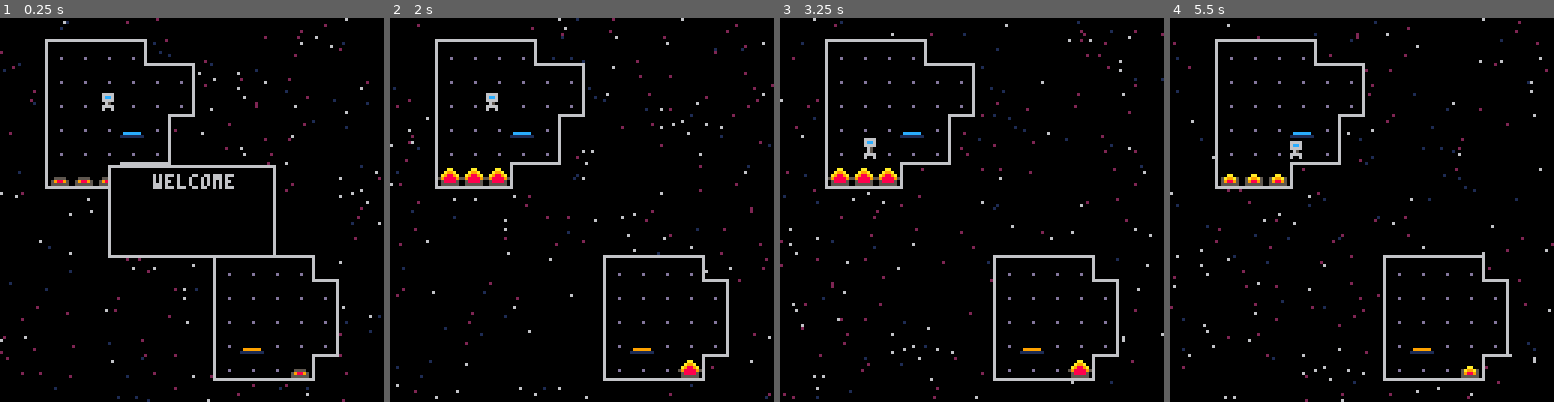
Above: before the commit, frames 1-4 (left to right).
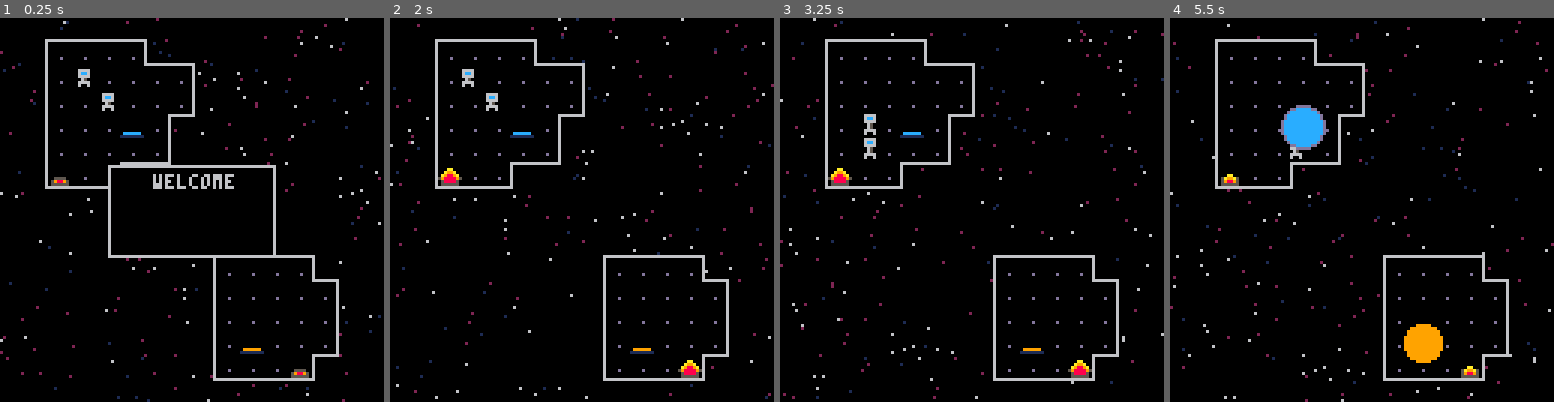
Above: after the commit, the same moments.

Repository: camerondugan/Pico8-Cartridges
Game: PICO-8 cartridge mygames/space.p8
Two runs of this game, one before a commit and one after it. Both use one fixed random seed, a clock stepped at 60 frames per second and the inputs below.
Inputs:
- Up to frame 1 (0.25 s): no input
- Up to frame 2 (2 s): tap X (X key) at 1.07 s; hold Left from 1.97 s (still down)
- Up to frame 3 (3.25 s): tap X (X key) every 0.33 s from 2.07 to 3.07 s; release Left at 2.37 s; hold Down 2.42-2.82 s; hold Right from 2.87 s (still down)
- Up to frame 4 (5.5 s): tap X (X key) every 0.33 s from 3.4 to 5.4 s; release Right at 3.53 s; hold Up 3.58-4.08 s; hold Right 4.13-4.53 s; hold Down 4.58-5.08 s; hold Left from 5.13 s (still down)

The runs differ from the first frame. In frame 1, 0.3% of the frame differs, in the area x 19-29%, y 13-44%; in frame 2, 0.5%; in frame 3, 0.5%; in frame 4, 2.1%, in the area x 19-72%, y 22-90%.

Commit message:
multiple players and corrupting map tile positions is back

Diff:
--- a/mygames/space.p8
+++ b/mygames/space.p8
@@ -1,7 +1,7 @@
 pico-8 cartridge // http://www.pico-8.com
 version 32
 __lua__
--- ◆ portals in space ◆
+-- ☉ the immortal project ☉
 --   by  cameron dugan
 
 --flags=[
@@ -49,8 +49,8 @@
 	--player
 	d_player()
 	d_tiles()
-	portal_fx(pp1.x,pp1.y,pc(0))
-	portal_fx(pp2.x,pp2.y,pc(1))
+	portal_fx(pp1.x,pp1.y,pc(0),p)
+	portal_fx(pp2.x,pp2.y,pc(1),p)
 	d_click_txt()
 	if (debug) then
 		for i in all(d) do
@@ -75,9 +75,11 @@
 	if (btnp(1)) x+=1
 	if (btnp(2)) y-=1
 	if (btnp(3)) y+=1
-	if (abs(x)>0 or abs(y)>0) then
-		if (#input_buffer < 2) then
-			add(input_buffer,{x=x,y=y})
+	for p in all(players) do
+		if (abs(x)>0 or abs(y)>0) then
+			if (#p.input_buffer < 2) then
+				add(p.input_buffer,{x=x,y=y})
+			end
 		end
 	end
 	if (btnp(5) and dbox) then
@@ -85,10 +87,10 @@
 	end
 end
 
-function remove_from_buffer()
-	x=input_buffer[1].x
-	y=input_buffer[1].y
-	del(input_buffer,input_buffer[1])
+function remove_from_buffer(p)
+	x=p.input_buffer[1].x
+	y=p.input_buffer[1].y
+	del(p.input_buffer,p.input_buffer[1])
 end
 
 
@@ -169,7 +171,7 @@
 end
 
 --portals
-function portal_fx(x,y,c)
+function portal_fx(ax,ay,c,p)
 	local speed=4
 	local c2
 	if (c==12) c2=13
@@ -183,93 +185,106 @@
 	if (should_pfx) then
 		fxt=(t()-pfx)*speed
 		if (fxt<1) then
-		 circfill_b(x+4,y+4,fxt*8,c,c2)
+		 circfill_b(ax+4,ay+4,fxt*8,c,c2)
 		 hide_player=true
 		elseif (fxt<2) then
-			circfill_b(x+4,y+4,(2-fxt)*8,c,c2)
+			circfill_b(ax+4,ay+4,(2-fxt)*8,c,c2)
 			hide_player=false
 		else
 			should_pfx=false
-			q_corrupt(25)
-			take_dmg(1)
+			q_corrupt(100)
+			take_dmg(p,1)
 		end
 	end
 end
 -->8
 --player
-px=0
-py=0
-pxo=0
-pyo=0
-p_can_move=true
-p_move_started=nil
+
+players={}
 
 p_sprites={1,17}
-p_damage=0
-hide_player=false
+
+--input x,y
+x,y = 0,0
 
 function get_player_start()
 	for i=0,16 do
 		for k=0,16 do
 			if (mget(i,k)==1) then
 				mset(i,k,9)
-				px=i*8
-				py=k*8
+				add(players,new_player(i*8,k*8,0))
 			end
 		end
 	end
 end
 
+function new_player(ax,ay,ad)
+	return {
+		x=ax,
+		y=ay,
+		xo=0,
+		yo=0,
+		can_move=true,
+		move_started=nil,
+
+		damage=ad,
+		hidden=false,
+		input_buffer={}
+	}
+end
+
 function update_player()
-	p_movement()
-	portal_fx(px,py,12)
-	if (p_slerp()) then
-		p_can_move=true
+	for p in all(players) do
+		p_movement()
+		portal_fx(p.x,p.y,12,p)
+		if (slerp(p)) then
+			p.can_move=true
+		end
 	end
 end
 
 --player_move
 function p_movement()
-	if (p_can_move) then
-		--grab input from buffer
-		if (#input_buffer>0 and not
-				 collide(x,y))    then
-			remove_from_buffer()
-		else
-			x=0
-			y=0
-		end
-		--move
-		if (not collide(x,y)) then
-			p_move(x,y)
+	for i,p in pairs(players) do
+		if (p.can_move) then
+			--grab input from buffer
+			if (#p.input_buffer>0 and not
+					 collide(p,x,y))    then
+					remove_from_buffer(p)
+			else
+				x=0
+				y=0
+			end
+			--move
+			if (not collide(p,x,y)) then
+				p_move(p,x,y)
+			end
 		end
 	end
 end
 
 --player slerp
-function p_slerp()
+function slerp(p)
 	local o=
-					slerp_movement(x,
+					slerp_movement(p,x,
 																				y,
-																				pdx,
-																				pdy,
 																				input_delay)
-	pxo=o.x
-	pyo=o.y
+	p.xo=o.x
+	p.yo=o.y
 	--teleport if landed on stuff
 	if (o.done) then
-		on_p_move_fin()
+		on_p_move_fin(p)
 	end
 		--update can_move
 	return o.done
 end
 
-function on_p_move_fin()
+function on_p_move_fin(p)
 	--get cur tile
-	local ntile=gsifo(0,0)
-	local pos=other_portal_pos(ntile)
-	px=pos.x
-	py=pos.y
+	local ntile=gsifo(p,0,0)
+	local pos=other_portal_pos(p,ntile)
+	p.x=pos.x
+	p.y=pos.y
 	if (pos.moved)then
 		portal_activated=true
 		corrupt(0)
@@ -278,31 +293,33 @@
 
 --draw player
 function d_player()
-	if (not hide_player) then
-		spr(
-			p_damage+
-			get_frame(p_sprites,3)
-			,px+pxo
-			,py+pyo)
+	for p in all(players) do
+		if (not p.hidden) then
+			spr(
+				p.damage+
+				get_frame(p_sprites,3)
+				         ,p.x+p.xo
+				         ,p.y+p.yo)
+		end
 	end
 end
 
 --player move
-function p_move(x,y)
+function p_move(p,x,y)
 	if	abs(x)>0 or abs(y)>0 then
-		px+=8*x
-		py+=8*y
+		p.x+=8*x
+		p.y+=8*y
 		--direction during movement
-		pdx=x
-		pdy=y
-		p_can_move=false
-		p_move_started=t()
-	end
-end
-
-function take_dmg(dmg)
-	p_damage+=dmg
-	p_damage=min(p_damage,7)
+		p.dx=x
+		p.dy=y
+		p.can_move=false
+		p.move_started=t()
+	end
+end
+
+function take_dmg(p,dmg)
+	p.damage+=dmg
+	p.damage=min(p.damage,7)
 end
 -->8
 --tiles
@@ -319,14 +336,7 @@
 		for k=0,16 do
 			if (mget(i,k)==39) then
 				mset(i,k,9)
-				add(tiles,{x=i*8,
-															y=k*8,
-															s=34,
-															update=function(self)
-																self.s=get_frame(laser_sprites,5)
-															end
-														})
-				--s = sprite
+				add(tiles,new_laser(i*8,k*8,34))
 			end
 		end
 	end
@@ -349,7 +359,7 @@
 pp2={x=px,y=py}
 cportal=false
 
---portal
+--portal color
 function pc(n)
 	local p1c=12
 	local p2c=9
@@ -362,7 +372,8 @@
 	end
 end
 
-function other_portal_pos(portal)
+--get other portal pos
+function other_portal_pos(p,portal)
 	local op = portal
 	local is_portal=false
 	if (op==33) then
@@ -380,17 +391,28 @@
 				if (mget(i,k) == op) then
 					pp1.x=i*8
 					pp1.y=k*8
-					pp2.x=px
-					pp2.y=py
+					pp2.x=p.x
+					pp2.y=p.y
 					return {x=i*8,y=k*8,moved=is_portal}
 				end
 			end
 		end
 	end
-	return {x=px,y=py,moved=is_portal}
-end
-
---specific tiles
+	return {x=p.x,y=p.y,moved=is_portal}
+end
+
+--laser update
+function new_laser(ax,ay,as)
+return{
+ x=ax,
+	y=ay,
+	s=as,
+	update=function(self)
+		self.s=get_frame(laser_sprites,5)
+		if (mget(ax/8,ay/8)!=9) del(tiles,self)
+	end
+}
+end
 -->8
 --utils
 clicked=false
@@ -528,35 +550,36 @@
 								and mem<=0x5f35)
 --sound	or (mem<=0x42ff
 				--				and mem>0x30ff)
-					or (mem<0x1000)
+					or (mem<=0x2fff) --0x1000 not touch map
 		poke(mem,rnd(0x100))
 	end
 end
 
-function collide(dx,dy)
+--player collision
+function collide(p,dx,dy)
 	--if upcoming has solid flag
-	return fget(gsifo(dx,dy),0)
+	return fget(gsifo(p,dx,dy),0)
 end
 
 --get sprite in front of player
-function gsifo(dx,dy)
-	return mget(px/8+dx,py/8+dy)
+function gsifo(p,dx,dy)
+	return mget(p.x/8+dx,p.y/8+dy)
 end
 
 --generate offset
-function slerp_movement(x,y,dx,dy,dur)
+function slerp_movement(p,x,y,dur)
 	local xo,yo,done = 0,0,false
-	if (not p_can_move) then
-		local dt = t()-p_move_started
-		xo=-dx*8+8*dur*dt*dx
-		yo=-dy*8+8*dur*dt*dy
+	if (not p.can_move) then
+		local dt = t()-p.move_started
+		p.xo=-p.dx*8+8*dur*dt*p.dx
+		p.yo=-p.dy*8+8*dur*dt*p.dy
 		if (dt > 1/dur) then
 			done=true
-			xo=0
-			yo=0
-		end
-	end
-	return {x=xo,y=yo,done=done}
+			p.xo=0
+			p.yo=0
+		end
+	end
+	return {x=p.xo,y=p.yo,done=done}
 end
 
 --animation
@@ -586,14 +609,14 @@
 eeeeeeee0066660000666600006665000056650000556500005555000055550000555500eeeeeeeeeeeeeeee6eeeeeee6eeeeeee000000000000000000000000
 eeeeeeee0060060000600600006005000060050000500500005005000050050000500500eeeeeeeeeeeeeeee6eeeeeee6eeeeeee000000000000000000000000
 eeeeeeee0000000000000000000000000000000000000000000000000000000000000000eeeeeee66eeeeeee6eeeeeee66666666000000000000000000000000
-0000000000000000eeeeeeeeeeeeeeeeeeeeeeeeeeeeeeeeeeeeeeeeeeeaaeee00000000eeeeeee66eeeeeee0000000000000000000000000000000000000000
-0000000000000000eeeeeeeeeeeeeeeeeeeeeeeeeeeeeeeeeeeeeeeeeea99aee00000000eeeeeeeeeeeeeeee0000000000000000000000000000000000000000
-0000000000000000eeeeeeeeeeeeeeeeeeeeeeeeeeeeeeeeeeeaaeeeea9889ae00000000eeeeeeeeeeeeeeee0000000000000000000000000000000000000000
-0000000000000000eeeeeeeeeeeeeeeeeeeeeeeeeeeeeeeeeea99aeea988889a00000000eeeeeeeeeeeeeeee0000000000000000000000000000000000000000
-0000000000000000eeeeeeeeeeeeeeeeeeeaaeeeeeeaaeeeea9889aea988889a00000000eeeeeeeeeeeeeeee0000000000000000000000000000000000000000
-0000000000000000eeeeeeeeee5555eeee5995eee5a99a5e598888955988889500000000eeeeeeeeeeeeeeee0000000000000000000000000000000000000000
-099999900cccccc0e555555ee598895ee598895ee598895ee588885ee588885e00000000eeeeeeeeeeeeeeee0000000000000000000000000000000000000000
-1111111111111111e555555ee555555ee555555ee555555ee555555ee555555e00000000eeeeeeeeeeeeeeee0000000000000000000000000000000000000000
+0000000000000000eeeeeeeeeeeeeeeeeeeeeeeeeeeeeeeeeeeeeeeeeeeaaeeeeeeeeeeeeeeeeee66eeeeeee0000000000000000000000000000000000000000
+0000000000000000eeeeeeeeeeeeeeeeeeeeeeeeeeeeeeeeeeeeeeeeeea99aeeeeeeeeeeeeeeeeeeeeeeeeee0000000000000000000000000000000000000000
+0000000000000000eeeeeeeeeeeeeeeeeeeeeeeeeeeeeeeeeeeaaeeeea9889aeeeeeeeeeeeeeeeeeeeeeeeee0000000000000000000000000000000000000000
+0000000000000000eeeeeeeeeeeeeeeeeeeeeeeeeeeeeeeeeea99aeea988889aeeeeeeeeeeeeeeeeeeeeeeee0000000000000000000000000000000000000000
+0000000000000000eeeeeeeeeeeeeeeeeeeaaeeeeeeaaeeeea9889aea988889aeeeeeeeeeeeeeeeeeeeeeeee0000000000000000000000000000000000000000
+0000000000000000eeeeeeeeee5555eeee5995eee5a99a5e5988889559888895eeeeeeeeeeeeeeeeeeeeeeee0000000000000000000000000000000000000000
+099999900cccccc0e555555ee598895ee598895ee598895ee588885ee588885eeeeeeeeeeeeeeeeeeeeeeeee0000000000000000000000000000000000000000
+1111111111111111e555555ee555555ee555555ee555555ee555555ee555555eeeeeeeeeeeeeeeeeeeeeeeee0000000000000000000000000000000000000000
 
 
 
@@ -730,11 +753,11 @@
 __map__
 10190a0a0a0a1a10101010101010101010101010101010101010101010101010101010101010100000000000000000000000000000000000000000000000000000000000000000000000000000000000000000000000000000000000000000000000000000000000000000000000000000000000000000000000000000000000
 100d090909091c0a1a1010101010101010101010101010101010101010101010101010101010100000000000000000000000000000000000000000000000000000000000000000000000000000000000000000000000000000000000000000000000000000000000000000000000000000000000000000000000000000000000
-100d0909090909090b1010101010101010101010101010101010101010101010101010101010100000000000000000000000000000000000000000000000000000000000000000000000000000000000000000000000000000000000000000000000000000000000000000000000000000000000000000000000000000000000
+100d0901090909090b1010101010101010101010101010101010101010101010101010101010100000000000000000000000000000000000000000000000000000000000000000000000000000000000000000000000000000000000000000000000000000000000000000000000000000000000000000000000000000000000
 100d0909010909090b1010101010101010101010101010101010101010101010101010101010100000000000000000000000000000000000000000000000000000000000000000000000000000000000000000000000000000000000000000000000000000000000000000000000000000000000000000000000000000000000
 100d09090921091b2a1010101010101010101010101010101010101010101010101010101010100000000000000000000000000000000000000000000000000000000000000000000000000000000000000000000000000000000000000000000000000000000000000000000000000000000000000000000000000000000000
 100d09090909090b101010101010101010101010101010101010101010101010101010101010100000000000000000000000000000000000000000000000000000000000000000000000000000000000000000000000000000000000000000000000000000000000000000000000000000000000000000000000000000000000
-100d2727271b0c2a101010101010101010101010101010101010101010101010101010101010100000000000000000000000000000000000000000000000000000000000000000000000000000000000000000000000000000000000000000000000000000000000000000000000000000000000000000000000000000000000
+100d2709091b0c2a101010101010101010101010101010101010101010101010101010101010100000000000000000000000000000000000000000000000000000000000000000000000000000000000000000000000000000000000000000000000000000000000000000000000000000000000000000000000000000000000
 10290c0c0c2a1010101010101010101010101010101010101010101010101010101010101010100000000000000000000000000000000000000000000000000000000000000000000000000000000000000000000000000000000000000000000000000000000000000000000000000000000000000000000000000000000000
 1010101010101010101010101010101010101010101010101010101010101010101010101010100000000000000000000000000000000000000000000000000000000000000000000000000000000000000000000000000000000000000000000000000000000000000000000000000000000000000000000000000000000000
 1010101010101010190a0a0a0a1a101010101010101010101010101010101010101010101010100000000000000000000000000000000000000000000000000000000000000000000000000000000000000000000000000000000000000000000000000000000000000000000000000000000000000000000000000000000000
Not shown, changed: the thumbnail (__label__) section of mygames/space.p8
Not shown, changed: the music (__music__) section of mygames/space.p8
Not shown, changed: the sound effects (__sfx__) section of mygames/space.p8
Not shown, added: space.bin/space.app/Contents/Frameworks/SDL2.framework/Frameworks/hidapi.framework/Versions/A/Resources/AUTHORS.txt
Not shown, added: space.bin/space.app/Contents/Frameworks/SDL2.framework/Frameworks/hidapi.framework/Versions/A/Resources/LICENSE.txt
Not shown, added: space.bin/space.app/Contents/Frameworks/SDL2.framework/Resources/License.txt
Not shown, added: space.bin/space.app/Contents/Frameworks/SDL2.framework/Resources/ReadMe.txt
Not shown, added: space.bin/space.app/Contents/Frameworks/SDL2.framework/Versions/A/Frameworks/hidapi.framework/Versions/A/Resources/AUTHORS.txt
Not shown, added: space.bin/space.app/Contents/Frameworks/SDL2.framework/Versions/A/Frameworks/hidapi.framework/Versions/A/Resources/LICENSE.txt
Not shown, added: space.bin/space.app/Contents/Frameworks/SDL2.framework/Versions/A/Resources/License.txt
Not shown, added: space.bin/space.app/Contents/Frameworks/SDL2.framework/Versions/A/Resources/ReadMe.txt
Not shown, added: space.bin/space.app/Contents/Frameworks/SDL2.framework/Versions/Current/Frameworks/hidapi.framework/Versions/A/Resources/AUTHORS.txt
(and 203 more such lines)
